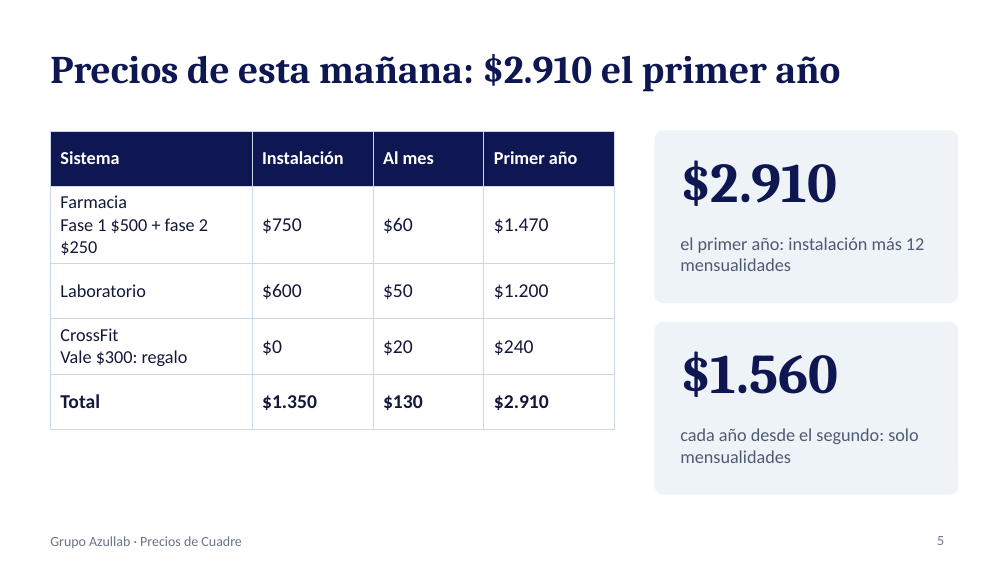
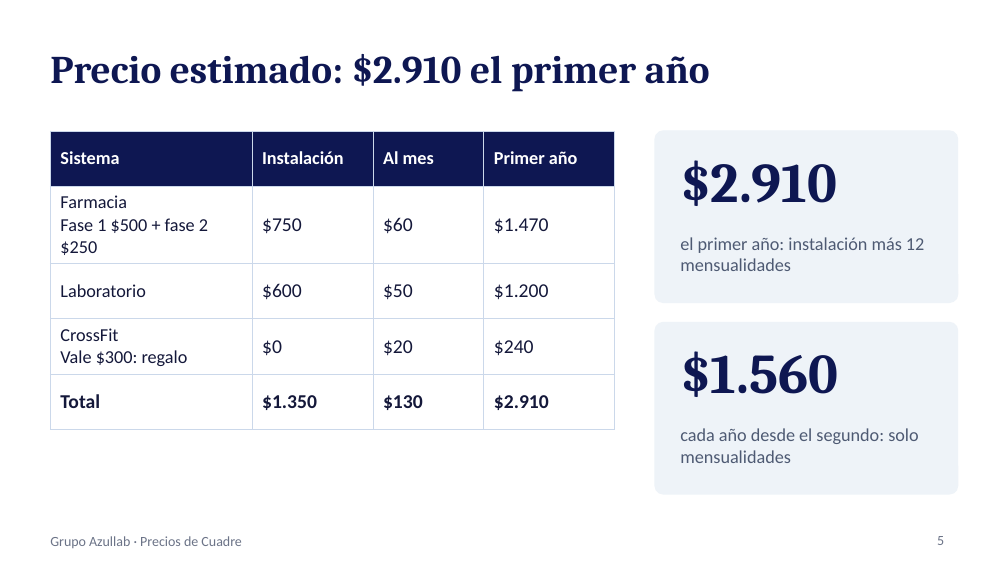
Before and after one commit to josedanielgt1/azullab, a slide deck: slide 5 of propuesta/Precios Grupo Azullab.pptx. Drawn at 1008x567 pixels with LibreOffice and Linux fonts; fonts in the diff are those of the drawing. Boxes give left, top, right and bottom in pixels: in the first picture for what was removed or moved away, otherwise in the second. Text is boxed around its words. In the diff, an @@ line names an element or a change of style, - is before the commit and + after.

```diff
--- a/propuesta/Precios Grupo Azullab.pptx
+++ b/propuesta/Precios Grupo Azullab.pptx
@@ title at bbox=[50, 54, 710, 92]: text changed @@
-Precios de esta mañana: $2.910 el primer año
+Precio estimado: $2.910 el primer año
```
Also in this commit, not shown: 5 other slides changed.
